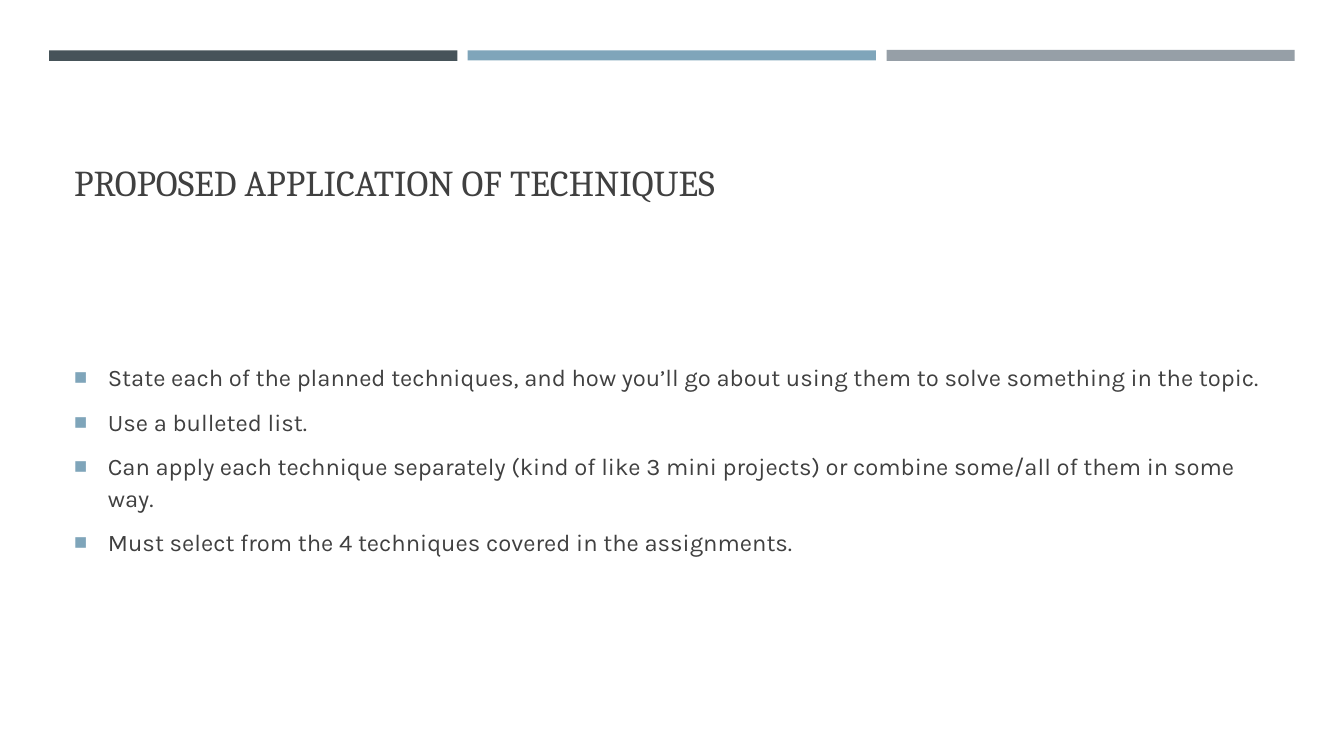
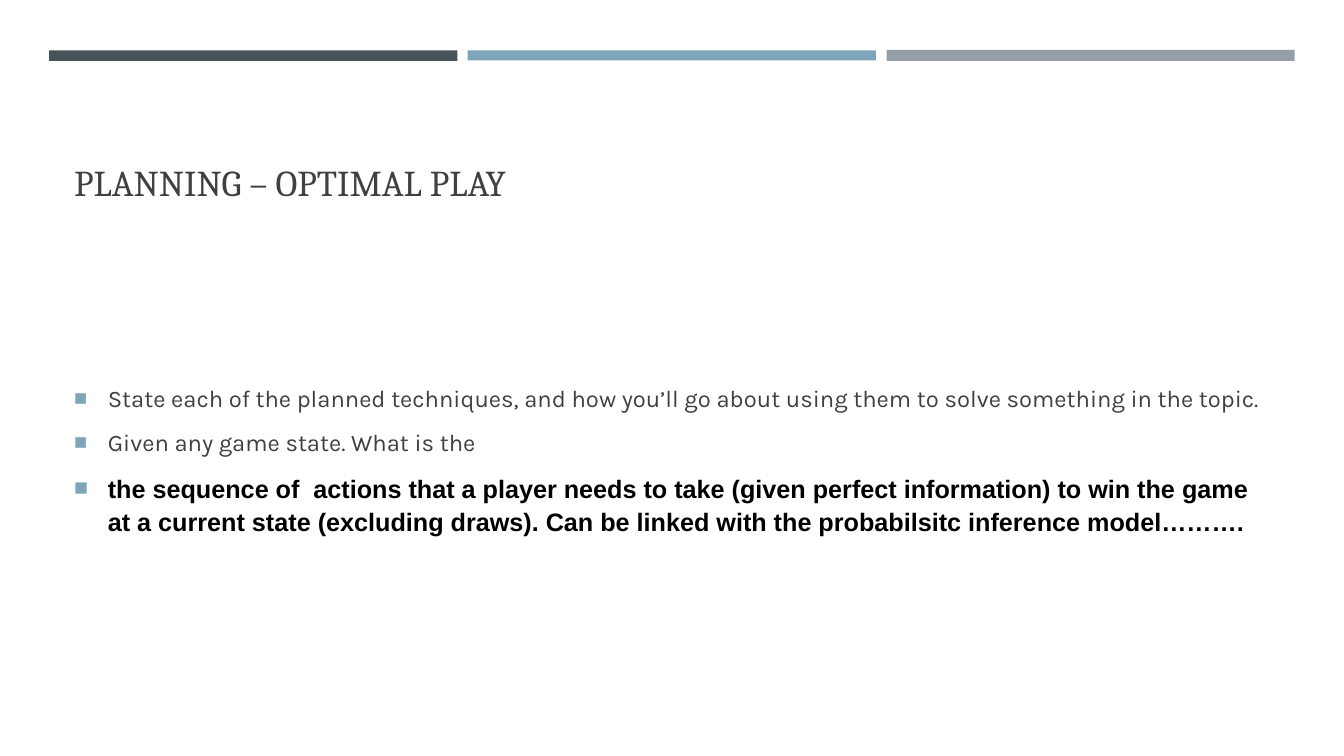
Before and after one commit to NicholasTillo/Gitaxian-Probe, a slide deck: slide 3 of problem_formulation.pptx. Drawn at 1344x756 pixels with LibreOffice and Linux fonts; fonts in the diff are those of the drawing. Boxes give left, top, right and bottom in pixels: in the first picture for what was removed or moved away, otherwise in the second. Text is boxed around its words. In the diff, an @@ line names an element or a change of style, - is before the commit and + after.

Commit message:
Updated

```diff
--- a/problem_formulation.pptx
+++ b/problem_formulation.pptx
@@ title at (74,171,506,197): text changed @@
-PROPOSED APPLICATION OF TECHNIQUES
+PLANNING – OPTIMAL PLAY
@@ text at (108,434,1248,536): text changed; size 17 to 18 pt; font Karla to Arial; text colour #404040 to #000000; bold on @@
-■ Use a bulleted list.
-■ Can apply each technique separately (kind of like 3 mini projects) or combine some/all of them in some way.
-■ Must select from the 4 techniques covered in the assignments.
+■ Given any game state. What is the
+■ the sequence of actions that a player needs to take (given perfect information) to win the game at a current state (excluding draws). Can be linked with the probabilsitc inference model……….
```
Also in this commit, not shown: 4 other slides changed, 1 slide added, 2 slides removed.
